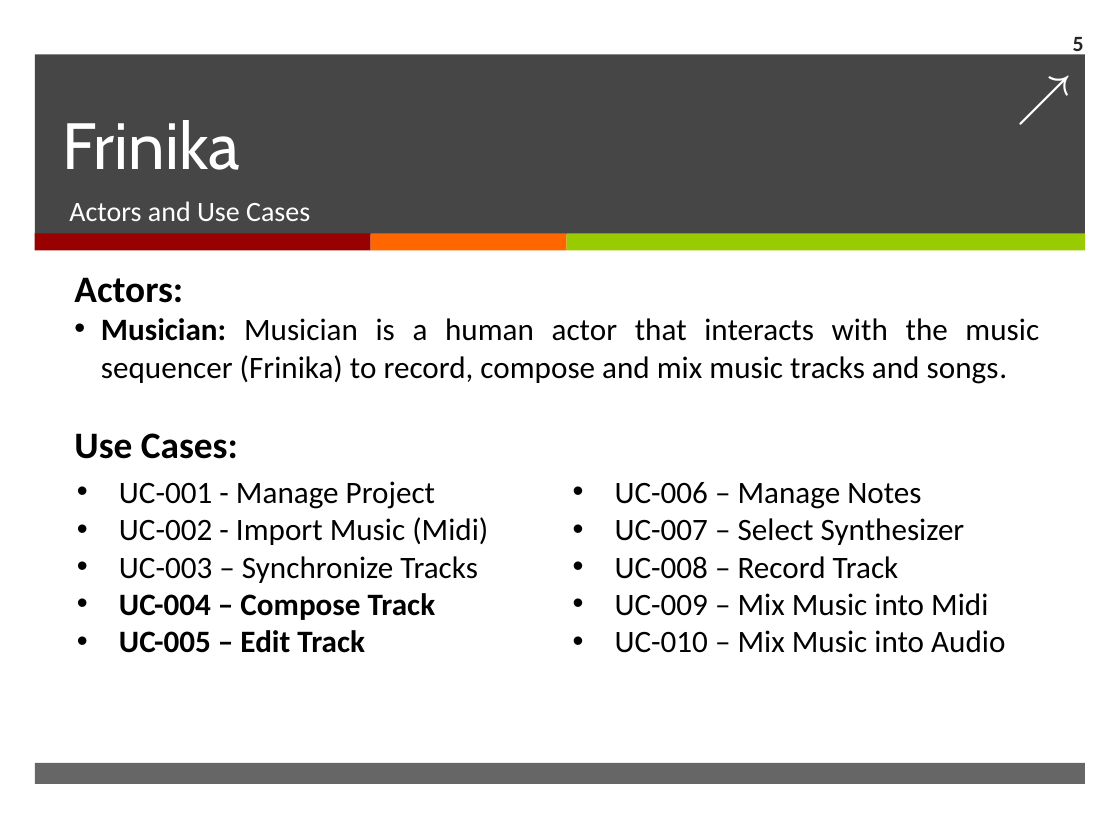
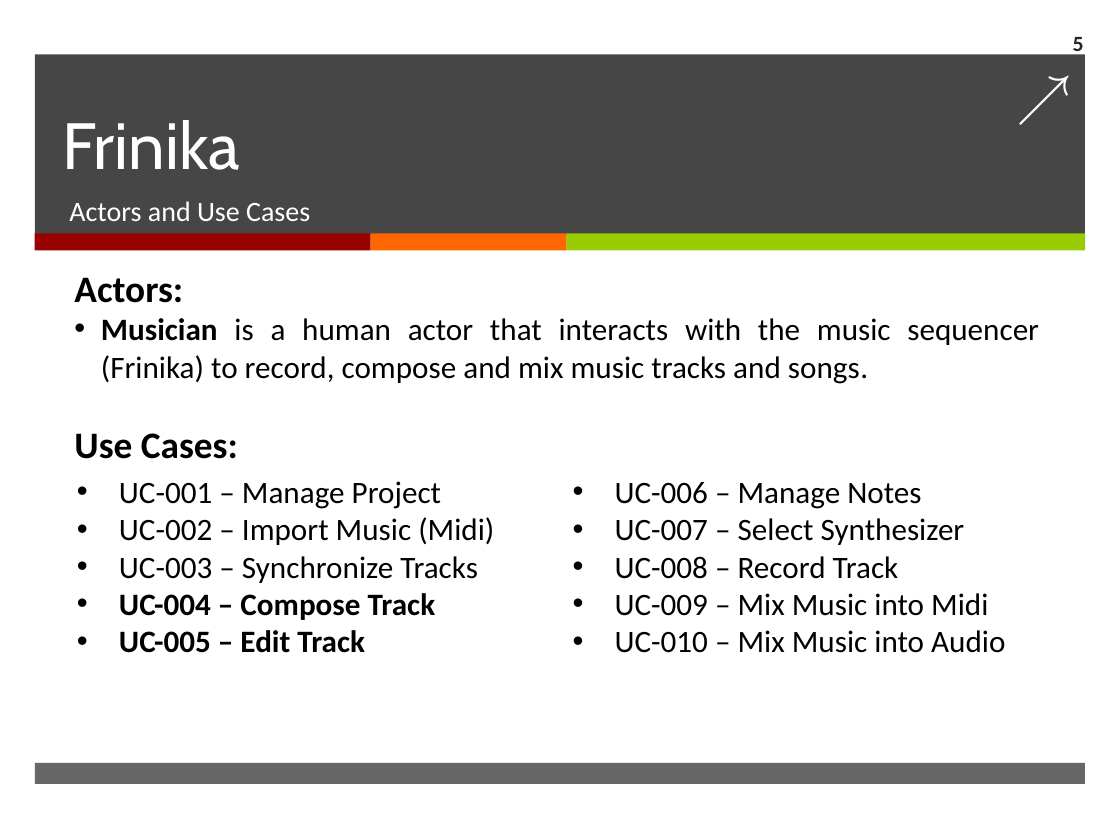
Before and after one commit to mischell/Soen6471Frinika, a slide deck: slide 5 of Final Report/SOEN6471 - Frinika - Final Presentation.ppt. Drawn at 1120x840 pixels with LibreOffice and Linux fonts; fonts in the diff are those of the drawing. Boxes give left, top, right and bottom in pixels: in the first picture for what was removed or moved away, otherwise in the second. Text is boxed around its words. In the diff, an @@ line names an element or a change of style, - is before the commit and + after.

Commit message:
M4 document
M4 headings added to git.
Final presentation updated.

```diff
--- a/Final Report/SOEN6471 - Frinika - Final Presentation.ppt
+++ b/Final Report/SOEN6471 - Frinika - Final Presentation.ppt
@@ text at bbox=[101, 318, 1039, 384]: text changed @@
-• Musician: Musician is a human actor that interacts with the music sequencer (Frinika) to record, compose and mix music tracks and songs.
+• Musician is a human actor that interacts with the music sequencer (Frinika) to record, compose and mix music tracks and songs.
@@ text at bbox=[119, 481, 494, 545]: text changed @@
-• UC-001 - Manage Project
-• UC-002 - Import Music (Midi)
+• UC-001 – Manage Project
+• UC-002 – Import Music (Midi)
```
Also in this commit, not shown: 1 other file.
